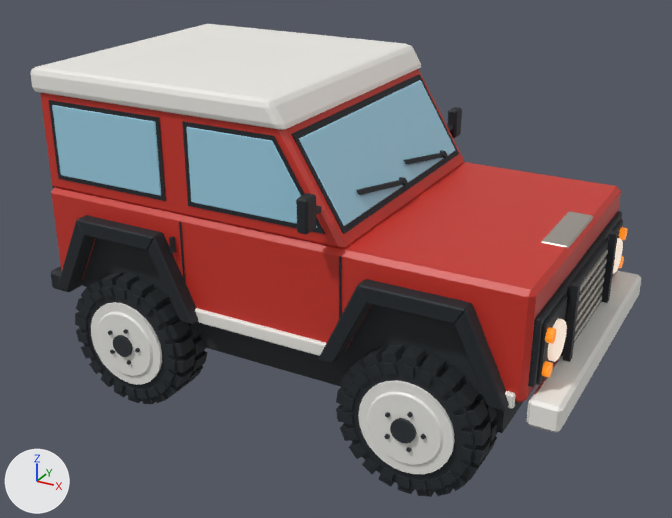
Two versions of the glTF model public/models/outlandish.glb, one commit apart.
Both versions are drawn from a 50 mm lens placed at (2.99, -5.03, 3.41), pointed at (0.24, -0.04, 0.92). The axes (+X, +Y, +Z) are drawn at lower left. The lights are the same throughout. The older version comes first.

Before the edit, the objects in view are built like this:
```python
mat_body_red = principled_material('Body_Red')
mat_body_red.base_color = (0.604, 0.0331, 0.0212)  # red #cc3328
mat_body_red.roughness = 0.45
me_cube = bpy.data.meshes.new('Cube')
me_cube.from_pydata(...)  # 96 vertices, 184 faces; spans x -1.4..1.85, y -0.92..0.92, z 0.6..1.9
me_cube.materials.append(mat_body_red)  # red #cc3328
me_cube_043 = bpy.data.meshes.new('Cube.043')
me_cube_043.from_pydata(...)  # 256 vertices, 480 faces; spans x -1.43..2.05, y -0.94..0.94, z 0.5..2.04
# faces by material slot: [464, 16]
me_cube_043.materials.append(mat_roof_white)  # white #f2f0ea
me_cube_043.materials.append(mat_body_red)  # red #cc3328
me_wheel_fl_rim = bpy.data.meshes.new('Wheel_FL_Rim')
me_wheel_fl_rim.from_pydata(...)  # 448 vertices, 864 faces; spans x -2.29..0.29, y -1.89..0.17, z -0.29..0.29
me_wheel_fl_rim.materials.append(mat_rim_white)  # white #ecebe6
ob_defender_body_red = bpy.data.objects.new('Defender_Body_Red', me_cube)
ob_defender_body_red.location = (0.0, 0.0, 0.15)
ob_defender_rim_white = bpy.data.objects.new('Defender_Rim_White', me_wheel_fl_rim)
ob_defender_rim_white.location = (1.22, 0.86, 0.47)
ob_defender_roof_white = bpy.data.objects.new('Defender_Roof_White', me_cube_043)
ob_defender_roof_white.location = (0.0, 0.0, 0.15)
# also in view: 'Defender_Glass' at (-0.35, 0.0, 1.74); 'Defender_Tire' at (-0.04, 0.0, 0.85); 'Defender_Trim_Black' at (0.09, 0.0, 1.32); 'Defender_Underbody' at (-0.04, 0.0, 0.85); 'Defender_Grille_Silver' at (1.8, 0.0, 1.13)
```
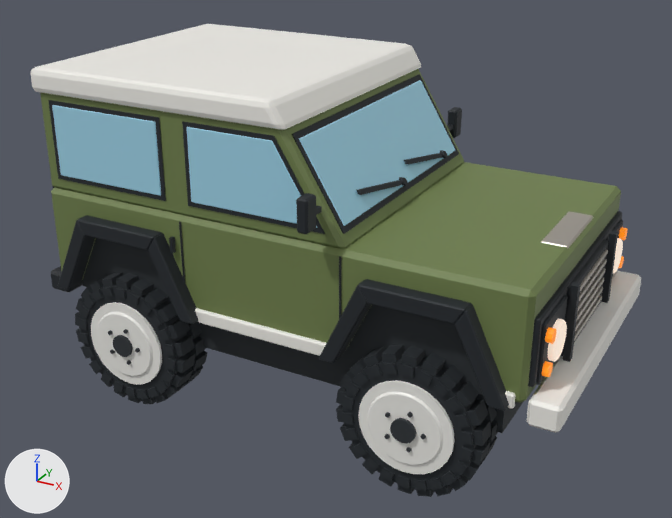
The edits, one by one:
Material 'Body_Red' (mat_body_red) changes colour from red #cc3328 to green #6f7f4b; in linear values from (0.604, 0.0331, 0.0212) to (0.159, 0.212, 0.0704).

Boxes [x1, y1, x2, y2] around the edits, measured in the pictures (672 x 518 px):
'Defender_Body_Red', recoloured (red to green): [40, 69, 621, 403] in both
'Defender_Roof_White', recoloured: [38, 66, 560, 405] in both
